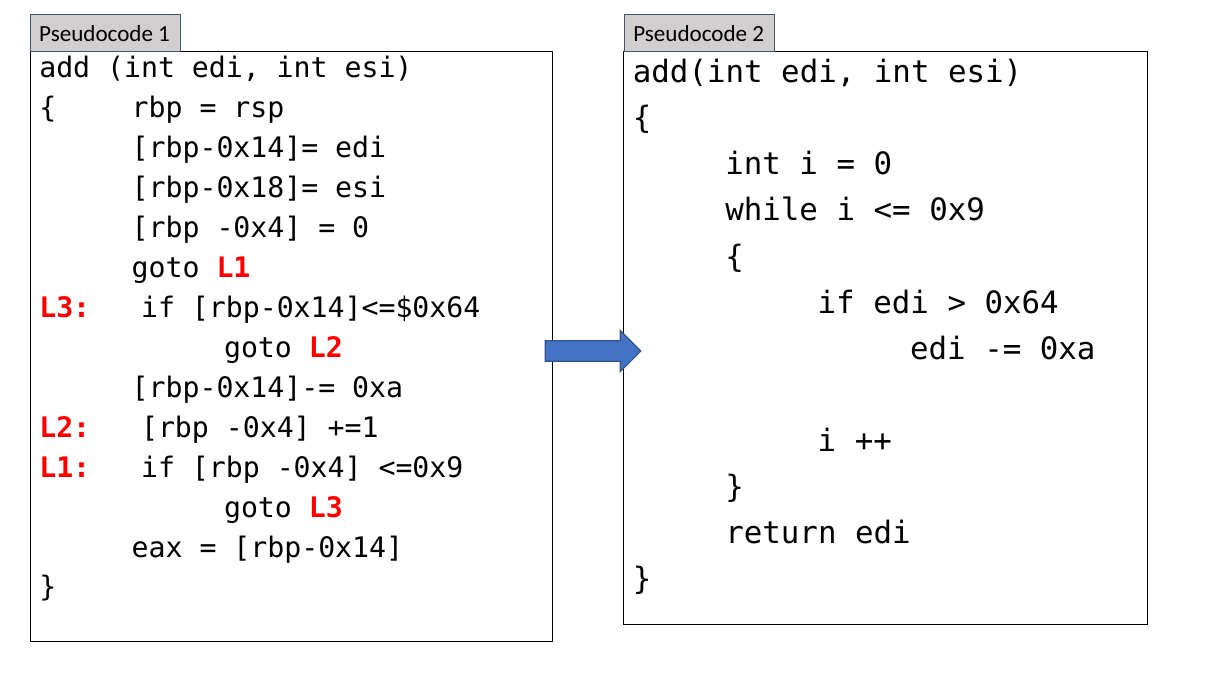
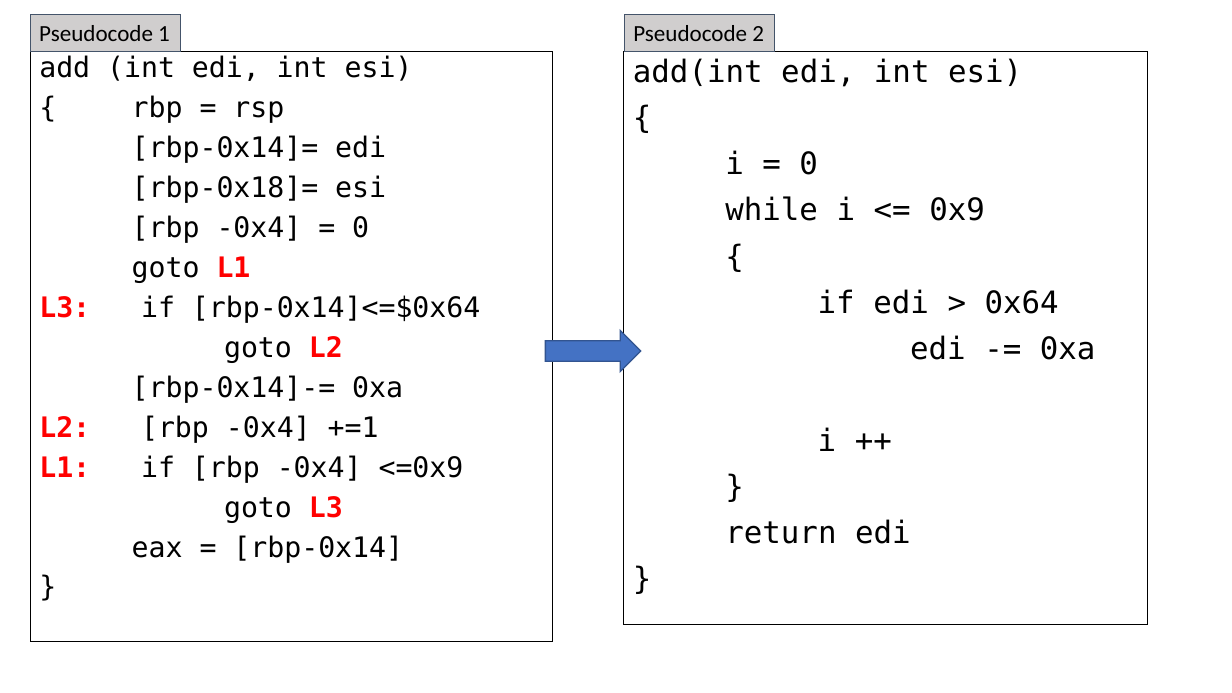
Before and after one commit to ded59/CS449, a slide deck: slide 25 of Recitation6.pptx. Drawn at 1232x693 pixels with LibreOffice and Linux fonts; fonts in the diff are those of the drawing. Boxes give left, top, right and bottom in pixels: in the first picture for what was removed or moved away, otherwise in the second. Text is boxed around its words. In the diff, an @@ line names an element or a change of style, - is before the commit and + after.

```diff
--- a/Recitation6.pptx
+++ b/Recitation6.pptx
@@ text at box(725, 150, 818, 175): text changed @@
-int i = 0
+i = 0
```
Also in this commit, not shown: 1 other slide changed, 1 other file.
